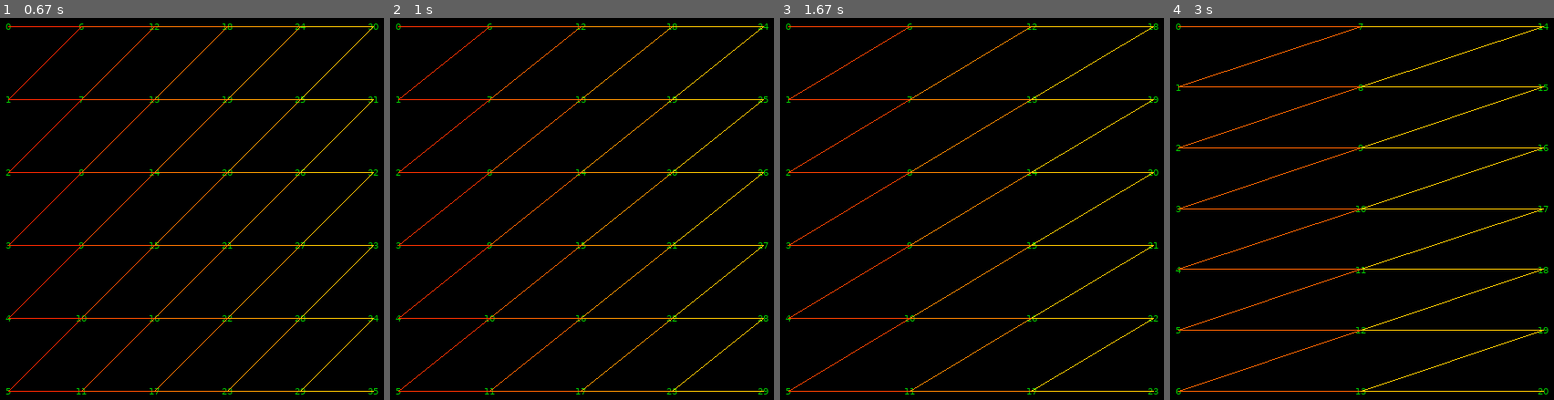
Above: before the commit, frames 1-4 (left to right).
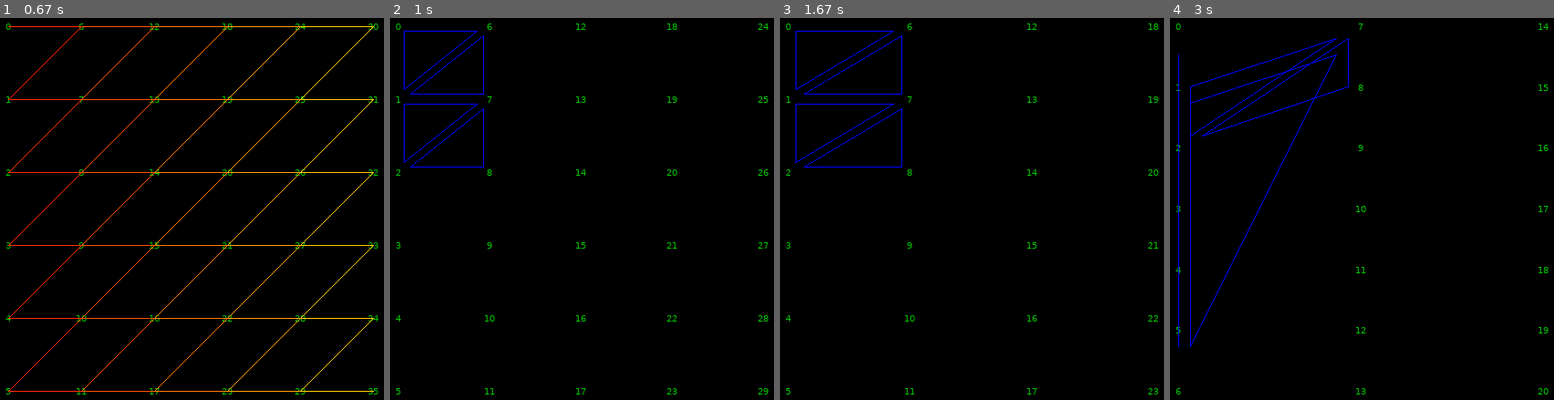
Above: after the commit, the same moments.

Repository: jancoufal/pyshards
Game: pygame game, started from ogl-terrain-grid.py
The game is run twice, just before and just after one commit, with the same random seed, the same clock (stepped at 60 frames per second) and the same inputs.
Inputs:
- Up to frame 1 (0.67 s): hold M from 0.33 s (still down); hold Right from 0.33 s (still down)
- Up to frame 2 (1 s): release M at 0.8 s; release Right at 0.8 s; hold Right from 0.83 s (still down)
- Up to frame 3 (1.67 s): release Right at 1.3 s; hold Up from 1.33 s (still down)
- Up to frame 4 (3 s): release Up at 1.93 s; hold Right 1.97-2.73 s; hold Left from 2.77 s (still down)

Frame 1 is identical in both runs. In frame 2, 3.0% of the frame differs, in the area x 2-98%, y 2-98%; in frame 3, 3.1%; in frame 4, 3.9%.

Commit message:
ogl-terrain-grid.py

Diff:
--- a/ogl-terrain-grid.py
+++ b/ogl-terrain-grid.py
@@ -1,20 +1,49 @@
 from dataclasses import dataclass
+from enum import Enum, auto
+from typing import List, Tuple
 from itertools import takewhile
+from functools import reduce
+from operator import add
 import pygame
 
+
+GL_INDEX_RESET = -1
+
+
+class DrawMode(Enum):
+	TRIANGLE_STRIP_WITH_RESET_POINT = auto(),
+	SEPARATE_TRIANGLES = auto()
+
+
 @dataclass
-class Point():
-	x: int
-	y: int
+class Point:
+	x: float
+	y: float
 
-	def as_tuple(self): return (self.x, self.y)
+	def as_tuple(self): return self.x, self.y
 	def __add__(self, other): return Point(self.x + other.x, self.y + other.y)
-	def __mul__(self, other): return Point(self.x * other.x, self.y * other.y)
-	def __truediv__(self, other): return Point(self.x / other.x, self.y / other.y)
+	def __sub__(self, other): return Point(self.x - other.x, self.y - other.y) if isinstance(other, Point) else Point(self.x - other, self.y - other)
+	def __mul__(self, other): return Point(self.x * other.x, self.y * other.y) if isinstance(other, Point) else Point(self.x * other, self.y * other)
+	def __truediv__(self, other): return Point(self.x / other.x, self.y / other.y) if isinstance(other, Point) else Point(self.x / other, self.y / other)
 	def __repr__(self): return f"[{self.x},{self.y}]"
 
 
-def generatePlane(screen, line_fractions: Point, edge_length: Point, starting_point: Point):
+@dataclass
+class Triangle:
+	a: Point
+	b: Point
+	c: Point
+
+	def as_points_closed(self):
+		return self.a, self.b, self.c, self.a
+
+	def scale(self, factor: float):
+		v = self.a, self.b, self.c
+		center = reduce(add, v) / len(v)
+		return Triangle(*map(lambda w: center + (w - center) * factor, v))
+
+
+def generate_plane(screen, line_fractions: Point, edge_length: Point, starting_point: Point, draw_mode: DrawMode):
 	print(f"{line_fractions=}")
 	print(f"{edge_length=}")
 	print(f"{starting_point=}")
@@ -26,22 +55,25 @@
 	print(f"{delta=}")
 
 	vertices = []
-	for x in range(line_fractions.x + 1):
-		for y in range(line_fractions.y + 1):
+	for x in range(int(line_fractions.x) + 1):
+		for y in range(int(line_fractions.y) + 1):
 			vertices.append(starting_point + delta * Point(x, y))
 	print(f"{vertices=}")
 	print(f"{len(vertices)=}")
 
-	print("index mode: triangle strip with reset point")
-	index_count = (line_fractions.y + 1) * line_fractions.x * 2 + line_fractions.x
-	print(f"{index_count=}")
+	print(f"draw mode: {draw_mode}")
 	indices = []
-	reset_index = -1
-	for x in range(line_fractions.x):
-		for y in range(line_fractions.y + 1):
-			indices.append((x + 0) * line_fractions.y + y + x + 0)
-			indices.append((x + 1) * line_fractions.y + y + x + 1)
-		indices.append(reset_index)
+	draw_fn = None
+	match draw_mode:
+		case DrawMode.TRIANGLE_STRIP_WITH_RESET_POINT:
+			index_count = (line_fractions.y + 1) * line_fractions.x * 2 + line_fractions.x
+			print(f"{index_count=}")
+			indices = gen_indices_triangle_strip_with_reset(line_fractions)
+			draw_fn = gl_draw_with_reset
+		case DrawMode.SEPARATE_TRIANGLES:
+			indices = gen_indices_separate_triangles(line_fractions)
+			draw_fn = gl_draw_triangles
+
 	print(f"{indices=}")
 	print(f"{len(indices)=}")
 
@@ -53,11 +85,30 @@
 		v_rect.center = v.as_tuple()
 		screen.blit(v_text, v_rect)
 
+	draw_fn(screen, vertices, indices)
+
+
+def gen_indices_triangle_strip_with_reset(line_fractions: Point) -> List[int]:
+	indices = []
+	for x in range(int(line_fractions.x)):
+		for y in range(int(line_fractions.y) + 1):
+			indices.append((x + 0) * line_fractions.y + y + x + 0)
+			indices.append((x + 1) * line_fractions.y + y + x + 1)
+		indices.append(GL_INDEX_RESET)
+	return indices
+
+
+def gen_indices_separate_triangles(line_fractions: Point) -> List[int]:
+	# TODO
+	return [1, 0, 6] + [6,7,1, 2,1,7, 7,8,2]
+
+
+def gl_draw_with_reset(screen, vertices: List[Point], indices: List[int]) -> None:
 	strips_indices = []
 	split_begin = 0
-	for i in indices:
+	for _ in indices:
 		try:
-			split_end = indices.index(-1, split_begin)
+			split_end = indices.index(GL_INDEX_RESET, split_begin)
 			strips_indices.append(indices[split_begin:split_end])
 			split_begin = split_end + 1
 		except ValueError:
@@ -70,6 +121,16 @@
 		c[1] = c[1] + delta
 		pygame.draw.lines(screen, c, False, [vertices[i].as_tuple() for i in strip_indices])
 
+
+def gl_draw_triangles(screen, vertices: List[Point], indices: List[int]) -> None:
+	c = [0, 0, 255]
+	for i in range(0, len(indices), 3):
+		t = Triangle(*map(lambda j: vertices[j], indices[i:i+3]))
+		t = t.scale(0.8)
+		print(f"{t=}")
+		pygame.draw.lines(screen, c, False, [p.as_tuple() for p in t.as_points_closed()])
+
+
 def main():
 	screen = pygame.display.set_mode((500, 500))
 	pygame.display.set_caption("terrain grid prototype")
@@ -79,7 +140,8 @@
 	line_fractions = Point(5, 5)
 	edge_length = Point(400, 400)
 	starting_point = Point(50, 50)
-	generatePlane(screen, line_fractions, edge_length, starting_point)
+	draw_mode = DrawMode.TRIANGLE_STRIP_WITH_RESET_POINT
+	generate_plane(screen, line_fractions, edge_length, starting_point, draw_mode)
 	pygame.display.flip()
 
 	keep_drawing = True
@@ -97,9 +159,15 @@
 					line_fractions.y = line_fractions.y + 1
 				if event.key == pygame.K_DOWN:
 					line_fractions.y = line_fractions.y - 1
+				if event.key == pygame.K_m:
+					print(f"b:{draw_mode=}")
+					draw_mode = DrawMode.SEPARATE_TRIANGLES if draw_mode == DrawMode.TRIANGLE_STRIP_WITH_RESET_POINT else DrawMode.TRIANGLE_STRIP_WITH_RESET_POINT
+					print(f"a:{draw_mode=}")
+
+				print(f"{draw_mode=}")
 
 				screen.fill((0, 0, 0))
-				generatePlane(screen, line_fractions, edge_length, starting_point)
+				generate_plane(screen, line_fractions, edge_length, starting_point, draw_mode)
 				pygame.display.flip()
 
 	print("bye")
